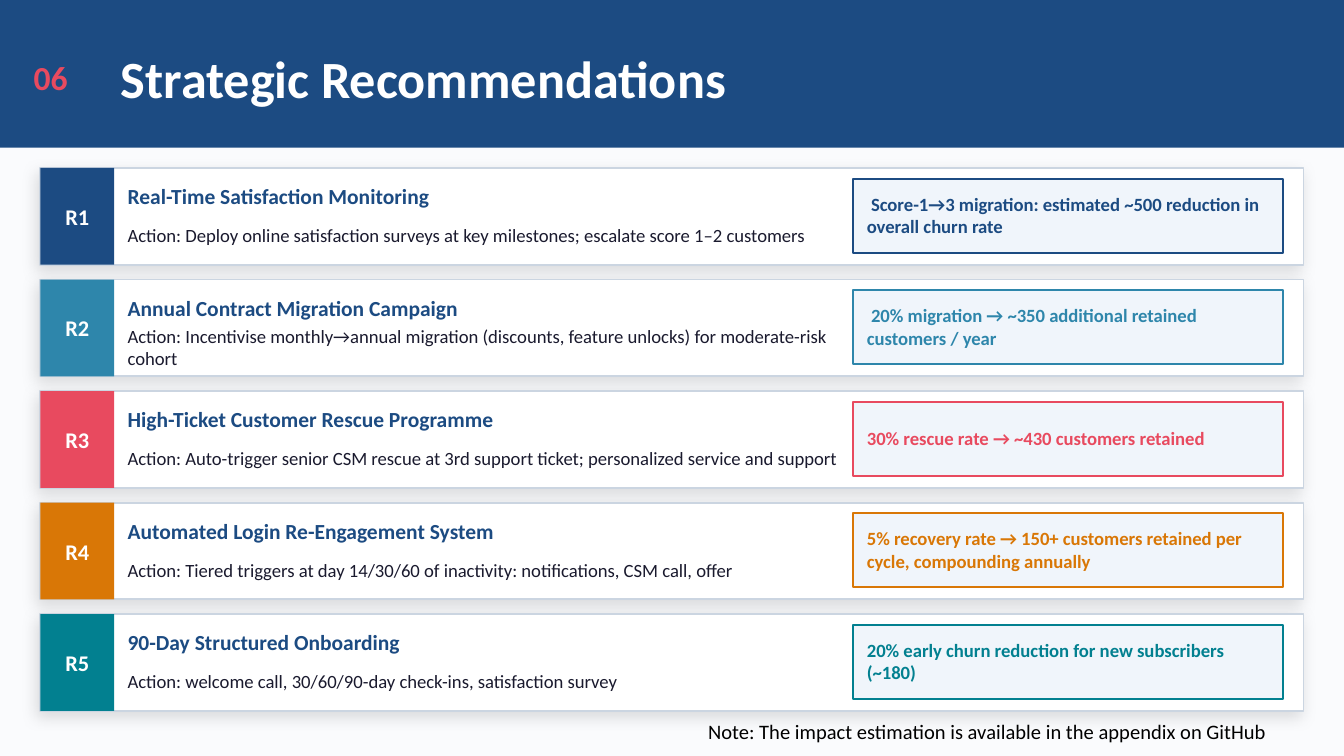
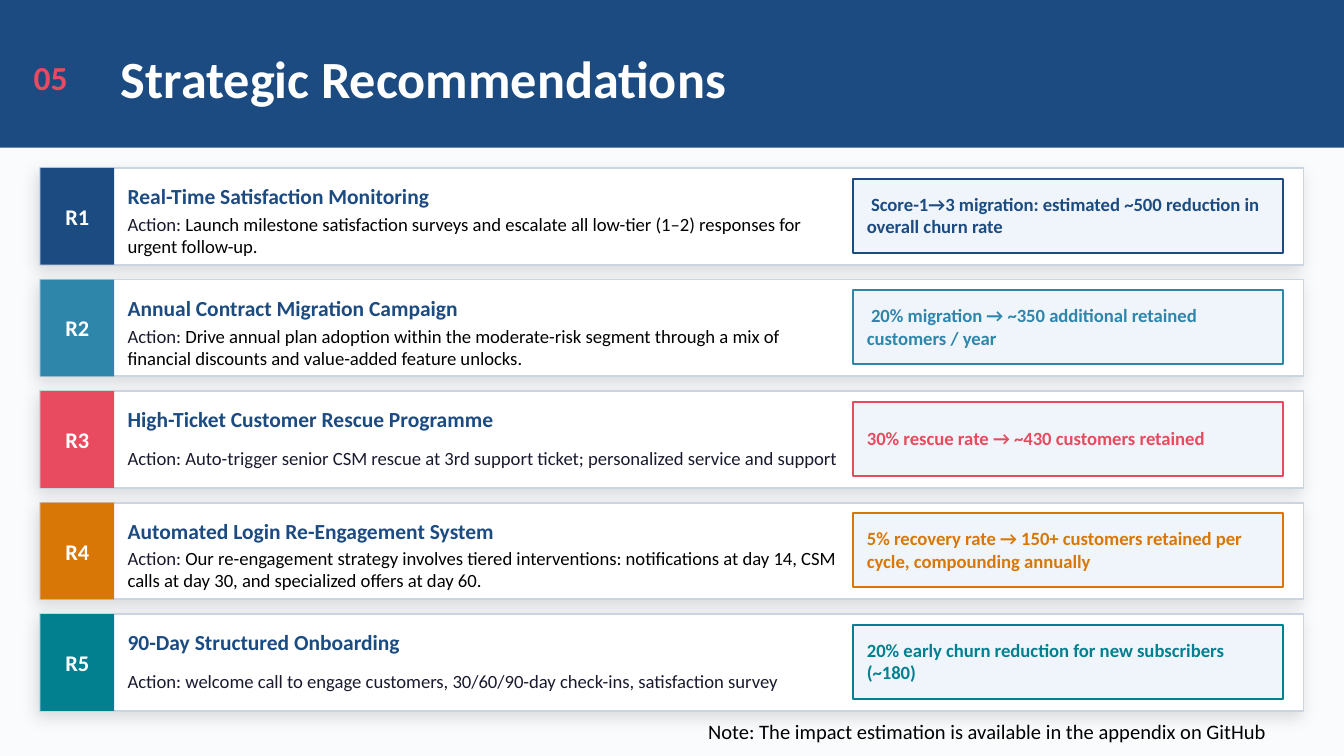
Before and after one commit to Snazz2001/churn_analysis, a slide deck: slide 11 of Churn_Analysis_Presentation-zheng 02-20.pptx (slide 10 before the commit). Drawn at 1344x756 pixels with LibreOffice and Linux fonts; fonts in the diff are those of the drawing. Boxes give left, top, right and bottom in pixels: in the first picture for what was removed or moved away, otherwise in the second. Text is boxed around its words. In the diff, an @@ line names an element or a change of style, - is before the commit and + after.

```diff
--- a/Churn_Analysis_Presentation-zheng 02-20.pptx
+++ b/Churn_Analysis_Presentation-zheng 02-20.pptx
@@ text at [34, 68, 68, 90]: text changed @@
-06
+05
@@ text at [128, 217, 801, 257]: text changed; text colour #1A1A2E to #000000 @@
-Action: Deploy online satisfaction surveys at key milestones; escalate score 1–2 customers
+Action: Launch milestone satisfaction surveys and escalate all low-tier (1–2) responses for urgent follow-up.
@@ text at [128, 330, 779, 365]: text changed; text colour #1A1A2E to #000000 @@
-Action: Incentivise monthly→annual migration (discounts, feature unlocks) for moderate-risk cohort
+Action: Drive annual plan adoption within the moderate-risk segment through a mix of financial discounts and value-added feature unlocks.
@@ text at [128, 552, 835, 590]: text changed; text colour #1A1A2E to #000000 @@
-Action: Tiered triggers at day 14/30/60 of inactivity: notifications, CSM call, offer
+Action: Our re-engagement strategy involves tiered interventions: notifications at day 14, CSM calls at day 30, and specialized offers at day 60.
@@ text at [128, 675, 777, 691]: text changed @@
-Action: welcome call, 30/60/90-day check-ins, satisfaction survey
+Action: welcome call to engage customers, 30/60/90-day check-ins, satisfaction survey
```
Also in this commit, not shown: 7 other slides changed, 1 slide added.
